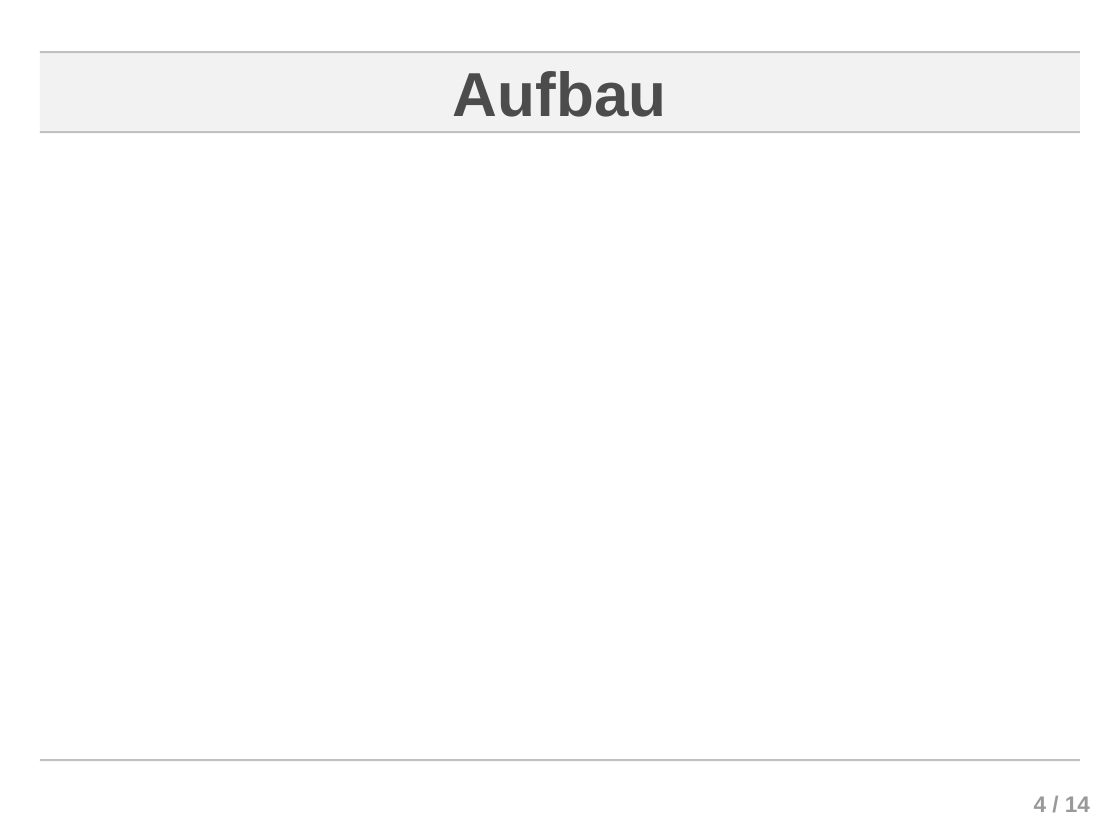
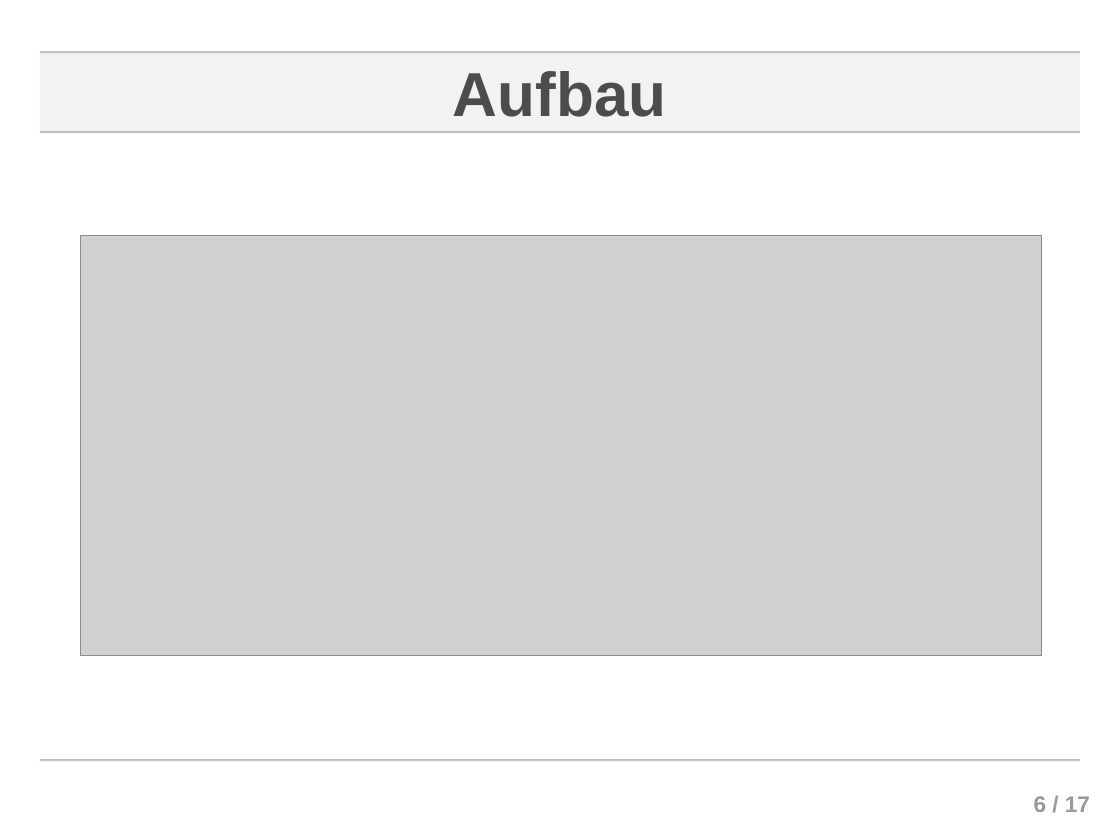
Before and after one commit to ChornHulio/Neuronale-Netze-Seminar, a slide deck: slide 6 of presentation/presentation.odp (slide 4 before the commit). Drawn at 1120x840 pixels with LibreOffice and Linux fonts; fonts in the diff are those of the drawing; grey boxes stand for pictures; background and template pictures are left out. Boxes give left, top, right and bottom in pixels: in the first picture for what was removed or moved away, otherwise in the second. Text is boxed around its words. In the diff, an @@ line names an element or a change of style, - is before the commit and + after.

```diff
--- a/presentation/presentation.odp
+++ b/presentation/presentation.odp
@@ picture added at <box>81,236,1043,656</box> @@
@@ page number at <box>1034,796,1090,812</box>: text changed @@
-4 / 14
+6 / 17
```
Also in this commit, not shown: 1 other slide changed, 5 slides added, 2 slides removed, 7 other files.
